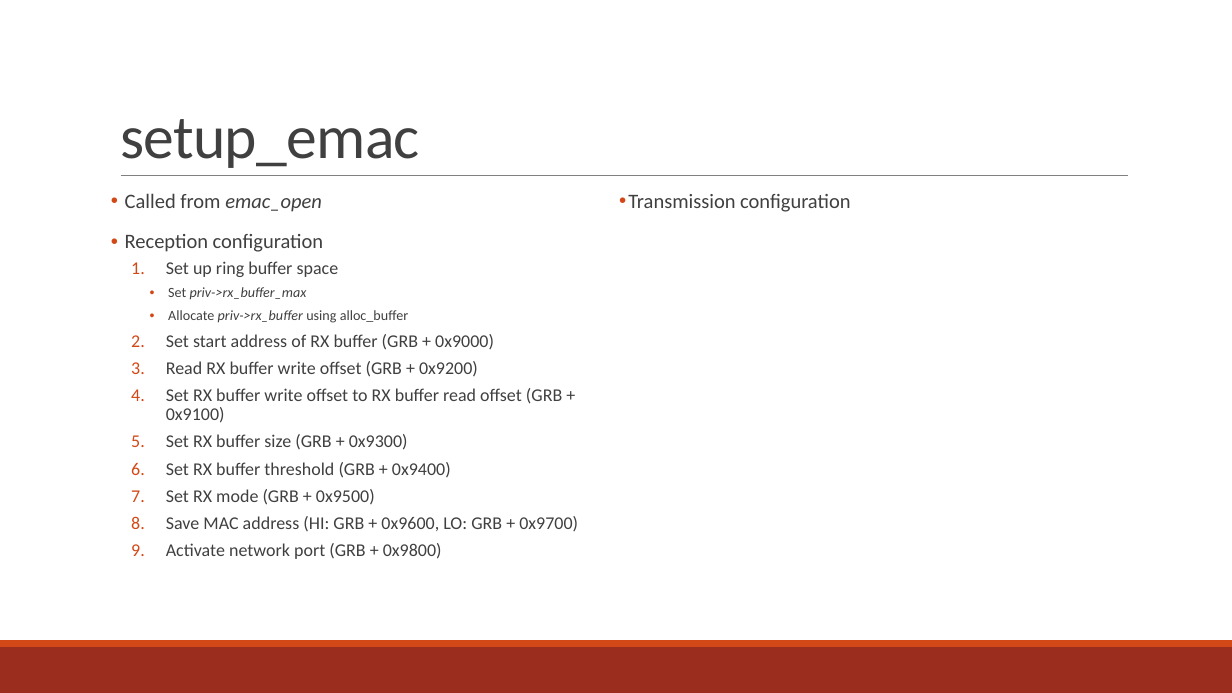
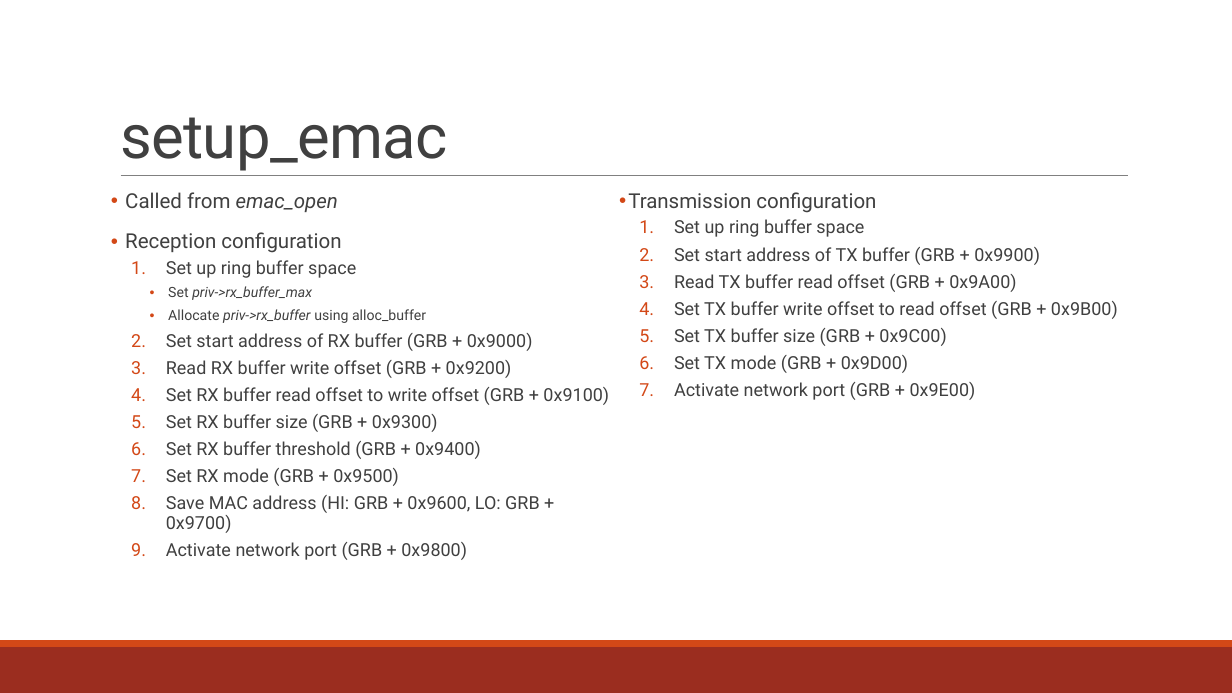
Before and after one commit to minitu/urop_priv, a slide deck: slide 11 of rckemac_detailed.pptx. Drawn at 1232x693 pixels with LibreOffice and Linux fonts; fonts in the diff are those of the drawing. Boxes give left, top, right and bottom in pixels: in the first picture for what was removed or moved away, otherwise in the second. Text is boxed around its words. In the diff, an @@ line names an element or a change of style, - is before the commit and + after.

```diff
--- a/rckemac_detailed.pptx
+++ b/rckemac_detailed.pptx
@@ title "setup_emac" at bbox=[120, 117, 447, 171]: font Calibri to Roboto @@
@@ text at bbox=[125, 192, 876, 560]: font Calibri to Roboto in "Called from emac_open", "Reception configuration", "Set up ring buffer space", "Set priv->rx_buffer_max" and 9 more places @@
@@ text at bbox=[674, 219, 1118, 400]: paragraphs added @@
+  1. Set up ring buffer space
+  2. Set start address of TX buffer (GRB + 0x9900)
+  3. Read TX buffer read offset (GRB + 0x9A00)
+  4. Set TX buffer write offset to read offset (GRB + 0x9B00)
+  5. Set TX buffer size (GRB + 0x9C00)
+  6. Set TX mode (GRB + 0x9D00)
+  7. Activate network port (GRB + 0x9E00)
@@ text at bbox=[166, 387, 609, 405]: text changed; font Calibri to Roboto @@
-  4. Set RX buffer write offset to RX buffer read offset (GRB + 0x9100)
+  4. Set RX buffer read offset to write offset (GRB + 0x9100)
```
Also in this commit, not shown: 11 other slides changed, 1 other file.
